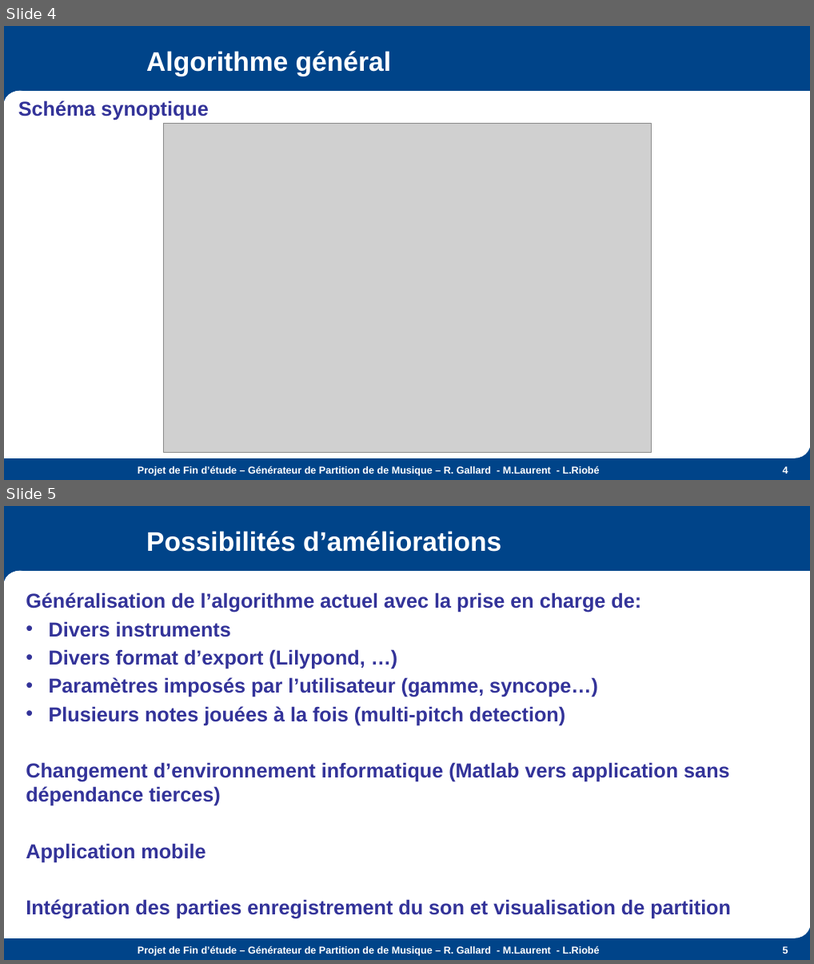
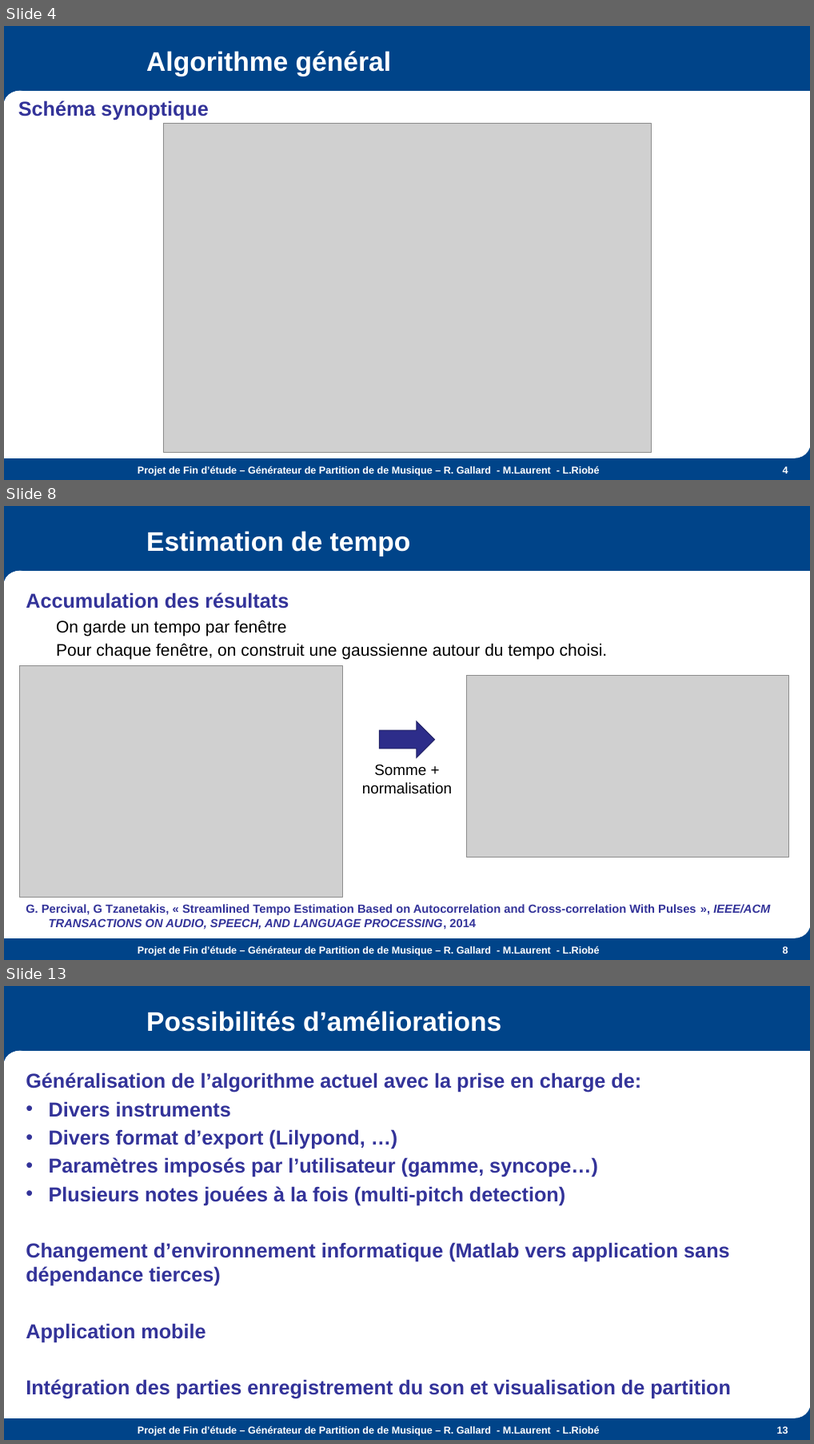
Before and after one commit to the-midge/gentab, a slide deck: Docs/Présentation-PFE.pptx. Shown one above the other, each under a label of ours: slides 4 and 5 before the commit, slides 4, 8 and 13 after it; the slides between them are not shown. The pictures are 814x964 and 814x1444 pixels, drawn with LibreOffice and Linux fonts; fonts in the diff are those of the drawing; grey boxes stand for pictures; background and template pictures are left out. Boxes give left, top, right and bottom in pixels: in the first picture for what was removed or moved away, otherwise in the second. Text is boxed around its words. In the diff, an @@ line names an element or a change of style, - is before the commit and + after.

Commit message:
Doc plus prise en compte du tempo dans l'appli

```diff
--- a/Docs/Présentation-PFE.pptx
+++ b/Docs/Présentation-PFE.pptx
@@ slide 8 added at (4,506,810,960), background #004489; not listed: 7 template elements that a slide beside it also shows @@
@@ title added at (146,531,411,556), 32 pt, text #FFFFFF, bold @@
+Estimation de tempo
@@ text added at (26,592,608,660), 20 pt, text #000000 @@
+Accumulation des résultats
+  On garde un tempo par fenêtre
+  Pour chaque fenêtre, on construit une gaussienne autour du tempo choisi.
@@ picture added at (20,666,342,897) @@
@@ picture added at (467,676,790,857) @@
@@ right arrow added at (380,721,434,758), fill #2D2D8A, outline #212166 1 pt @@
@@ text added at (362,764,452,794), 18 pt, text #000000 @@
+Somme + normalisation
@@ text added at (26,904,770,929), 14 pt, text #333399, bold @@
+G. Percival, G Tzanetakis, « Streamlined Tempo Estimation Based on Autocorrelation and Cross-correlation With Pulses », IEEE/ACM TRANSACTIONS ON AUDIO, SPEECH, AND LANGUAGE PROCESSING, 2014
@@ text added at (138,945,600,956), 12 pt, text #FFFFFF, bold @@
+Projet de Fin d’étude – Générateur de Partition de de Musique – R. Gallard - M.Laurent - L.Riobé
@@ page number added at (783,945,789,956), 12 pt, text #FFFFFF, bold @@
+8
@@ what was slide 5 is now slide 13 @@
@@ page number at (778,1426,789,1433): text changed @@
-5
+13
```
Also in this commit, not shown: 7 other slides added, 18 other files.
